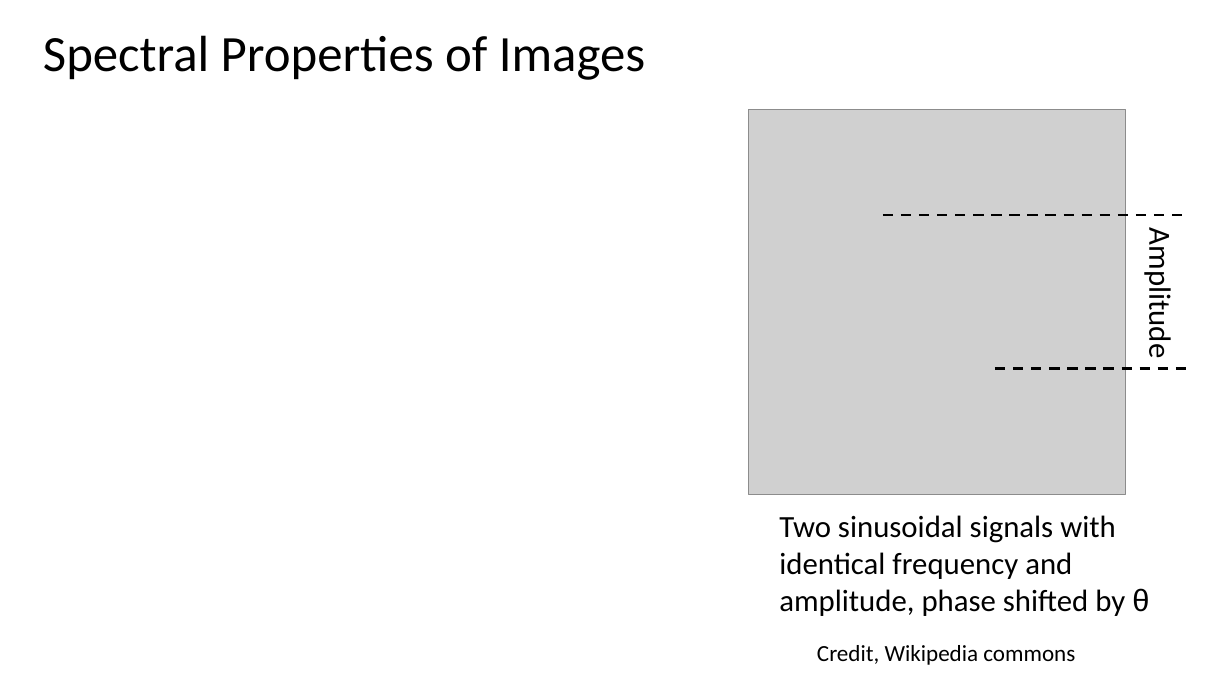
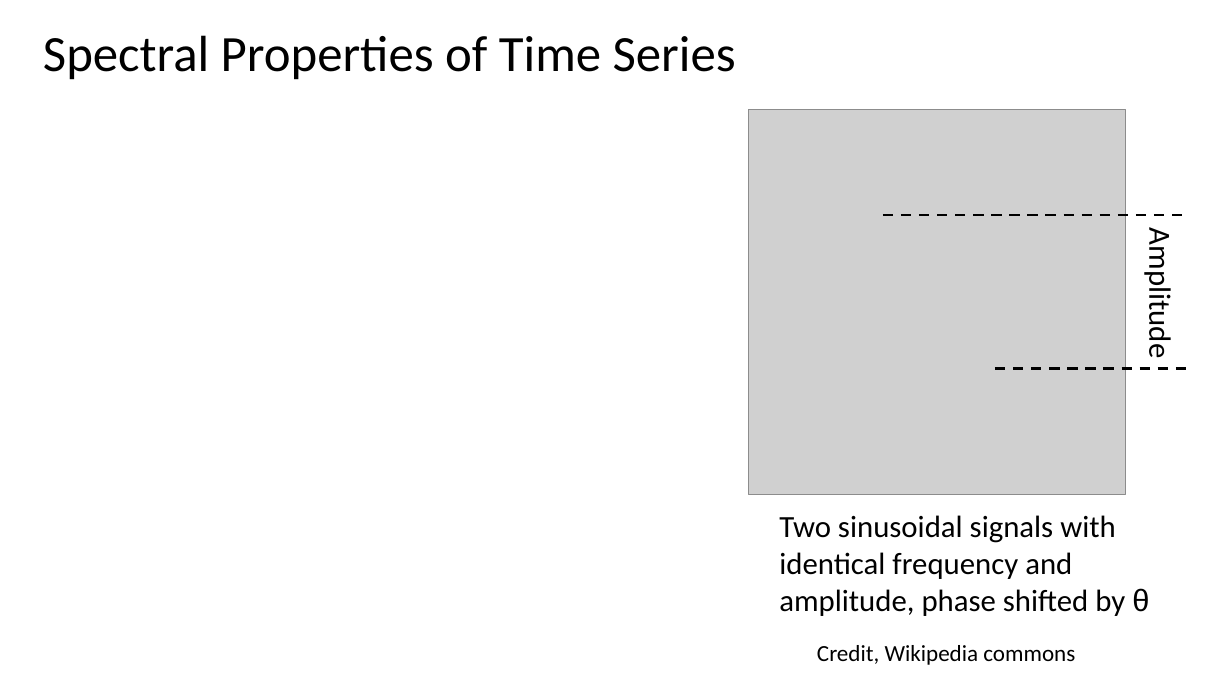
Before and after one commit to StephenElston/CSCI-E-83, a slide deck: slide 5 of LectureSlides/14_ComplexTimeSeries.pptx. Drawn at 1232x693 pixels with LibreOffice and Linux fonts; fonts in the diff are those of the drawing; grey boxes stand for pictures. Boxes give left, top, right and bottom in pixels: in the first picture for what was removed or moved away, otherwise in the second. Text is boxed around its words. In the diff, an @@ line names an element or a change of style, - is before the commit and + after.

```diff
--- a/LectureSlides/14_ComplexTimeSeries.pptx
+++ b/LectureSlides/14_ComplexTimeSeries.pptx
@@ title at [43,35,736,80]: text changed @@
-Spectral Properties of Images
+Spectral Properties of Time Series
```
Also in this commit, not shown: 7 other slides changed.
